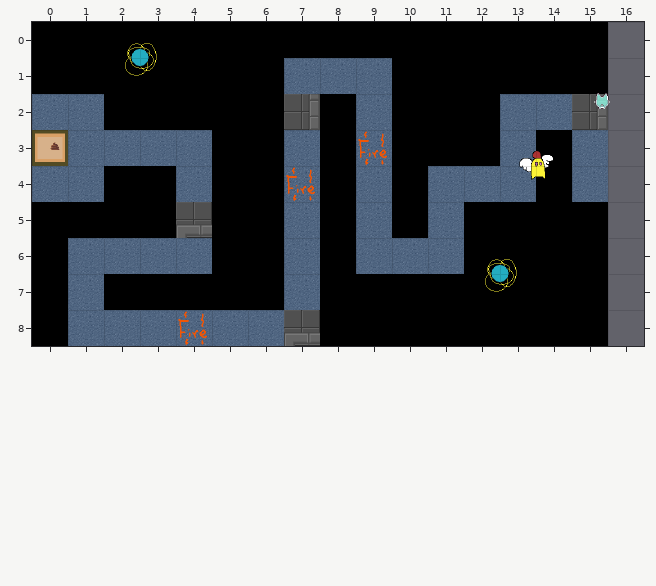
Two versions of a level (Tiled map (JSON), assets/tiled/d1_boots.json). Above: the version before the commit.
Cells are 64x64 px. Shown: x 0..16, y 0..8.
The same view after the edit:
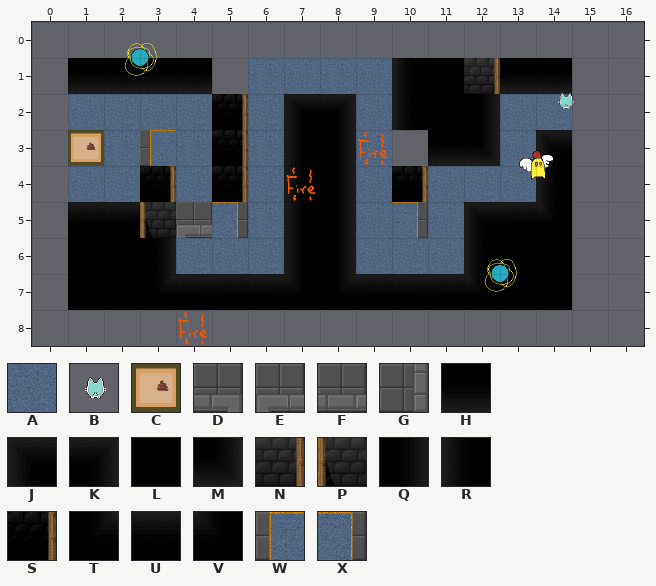
Key: from "room_tileset": A 25, B 26, C 30, D 50, E 51, F 52, G 53, H 88, J 90, K 91, L 113, M 116, N 117, P 119, Q 137, R 139, S 142, T 162, U 163, V 164, W 165, X 166.
_ is an empty cell.
Objects are placed by their top-left corner, in cells (3,4 is the top-left corner of cell 3,4); size is 1x1 cell unless given.
Edits made:
Layer "background":
y 0: x 0..15 AAAAAAAAAAAAAAAA -> ________________
y 1: x 0..5 AAAAAA -> _HHHH_; x 10 A -> R; x 12..15 AAAA -> NHH_
y 2: x 0 A -> _; x 5 A -> S; x 7..8 GA -> JK; x 10 A -> R; x 12 E -> Q; x 15 G -> _
y 3: x 0 A -> _; x 3 A -> W; x 5 A -> S; x 7..8 AA -> RQ; x 10..12 ADA -> _HM; x 14..15 AA -> J_
y 4: x 0 A -> _; x 3 A -> S; x 5 A -> S; x 7..8 AA -> RQ; x 10 A -> S; x 14..15 AA -> R_
y 5: x 0..3 AAFA -> _UUP; x 5 A -> X; x 7..8 AG -> RQ; x 10 A -> X; x 12..15 AAAA -> JUV_
y 6: x 0..3 AAAA -> _LLQ; x 7..8 AA -> RQ; x 12 A -> R; x 15 A -> _
y 7: x 0..1 AA -> _L; x 3..12 AAAAAAAAAA -> TUUUVTUUUV; x 15 F -> _
y 8: x 0..15 AAAAAAAEAAAAAAAA -> ________________
Layer "holes":
removed: L at 0,0
removed: L at 1,0
removed: L at 3,0
removed: L at 2,0
removed: L at 4,0
removed: L at 8,0
removed: L at 14,0
removed: L at 15,0
removed: L at 7,0
removed: L at 10,0
removed: L at 9,0
removed: L at 13,0
removed: L at 5,0
removed: L at 11,0
removed: L at 6,0
removed: L at 12,0
removed: L at 4,1
removed: L at 0,1
removed: L at 1,1
removed: L at 2,1
removed: L at 3,1
removed: L at 14,1
removed: L at 15,1
removed: L at 13,1
removed: L at 12,1
removed: L at 10,1
removed: L at 6,1
removed: L at 5,1
removed: L at 3,2
removed: L at 2,2
removed: L at 5,2
removed: L at 8,2
removed: L at 10,2
removed: L at 12,2
removed: L at 4,2
removed: L at 6,2
removed: L at 5,3
removed: L at 6,3
removed: L at 12,3
removed: L at 8,3
removed: L at 14,3
removed: L at 11,3
removed: L at 10,3
removed: L at 2,4
removed: L at 3,4
removed: L at 14,4
removed: L at 8,4
removed: L at 6,4
removed: L at 5,4
removed: L at 10,4
removed: L at 8,5
removed: L at 0,5
removed: L at 1,5
removed: L at 2,5
removed: L at 3,5
removed: L at 6,5
removed: L at 12,5
removed: L at 13,5
removed: L at 14,5
removed: L at 15,5
removed: L at 5,5
removed: L at 10,5
removed: L at 6,6
removed: L at 0,6
removed: L at 12,6
removed: L at 15,6
removed: L at 5,6
removed: L at 8,6
removed: L at 6,7
removed: L at 0,7
removed: L at 5,7
removed: L at 9,7
removed: L at 11,7
removed: L at 4,7
removed: L at 3,7
removed: L at 15,7
removed: L at 12,7
removed: L at 10,7
removed: L at 8,7
removed: L at 0,8
removed: L at 9,8
removed: L at 10,8
removed: L at 11,8
removed: L at 8,8
removed: L at 12,8
removed: L at 14,8
removed: L at 15,8
removed: L at 13,8
Layer "portals":
changed: C "d1_10" at 0,3 -> C "d1_10" at 1,3
Layer "player":
changed: B "Player" at 15.3,1.7 -> B "Player" at 14.3,1.7
Where, in picture pixels (left, top, right, bottom), the same in both pictures:
changed: (32, 22, 610, 346)
